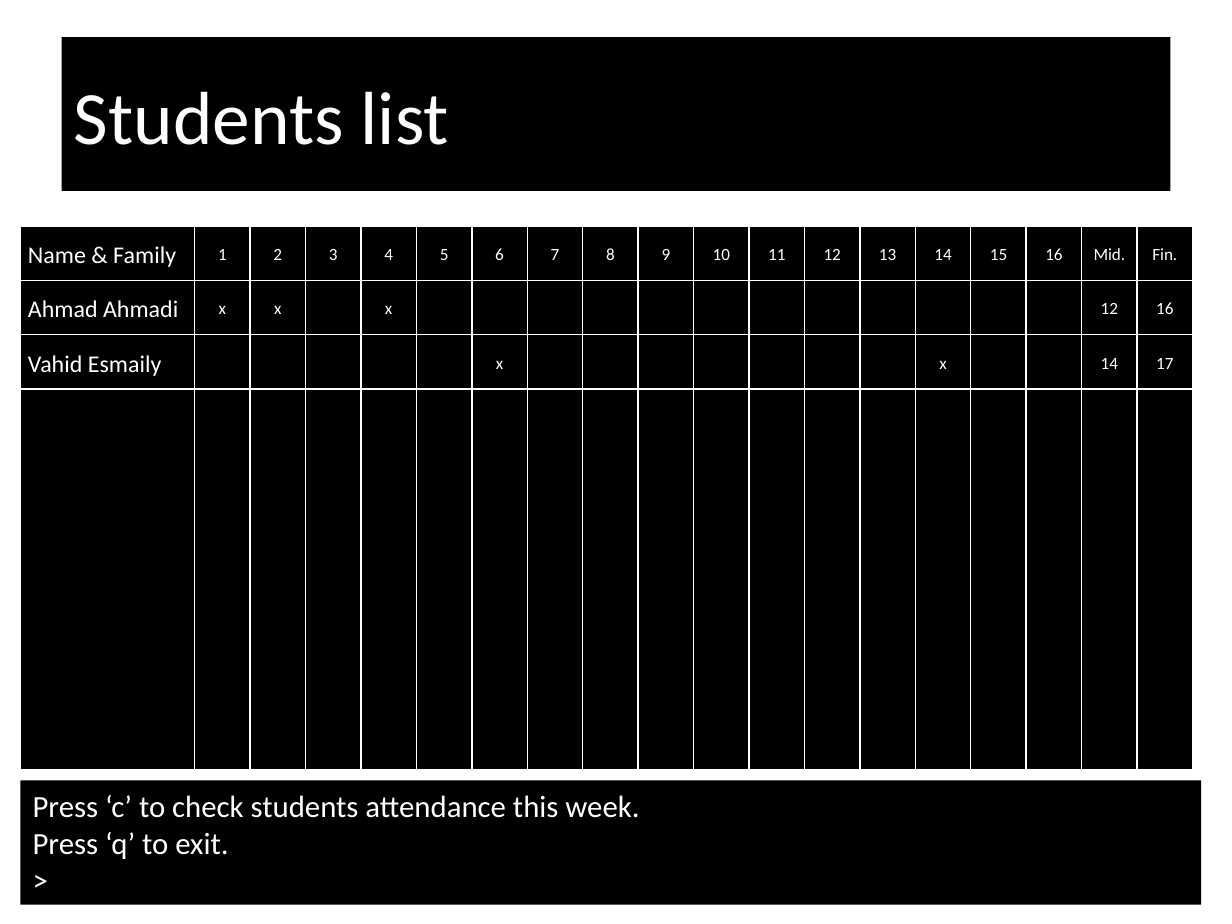
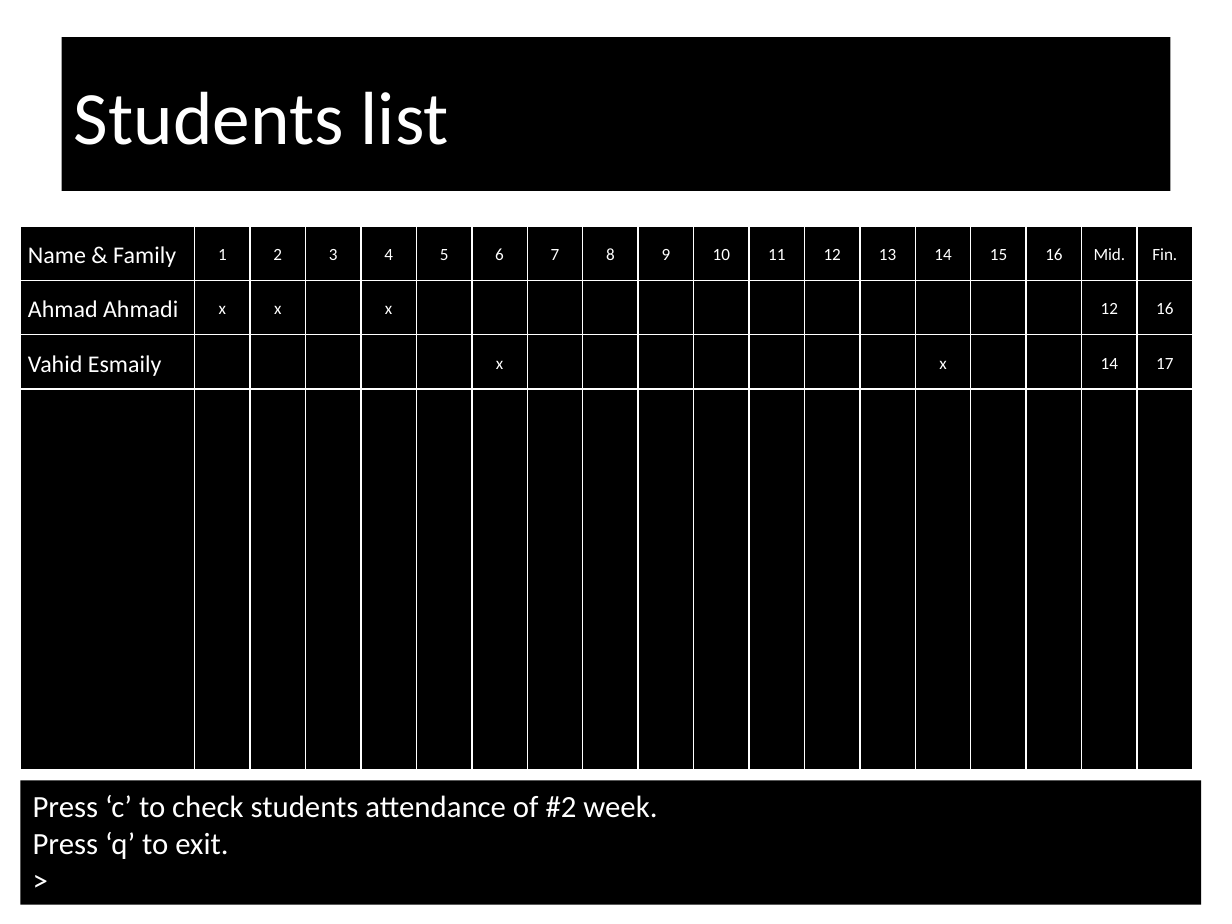
Before and after one commit to ahmadidev/AttendanceList, a slide deck: slide 4 of AttendanceList.Modeling/UI/Main.pptx. Drawn at 1232x924 pixels with LibreOffice and Linux fonts; fonts in the diff are those of the drawing. Boxes give left, top, right and bottom in pixels: in the first picture for what was removed or moved away, otherwise in the second. Text is boxed around its words. In the diff, an @@ line names an element or a change of style, - is before the commit and + after.

Commit message:
Add week number in list. Added List to UML class diagram.

```diff
--- a/AttendanceList.Modeling/UI/Main.pptx
+++ b/AttendanceList.Modeling/UI/Main.pptx
@@ text in rectangle at [33,795,657,818]: text changed @@
-Press ‘c’ to check students attendance this week.
+Press ‘c’ to check students attendance of #2 week.
```
Also in this commit, not shown: 6 other files.
